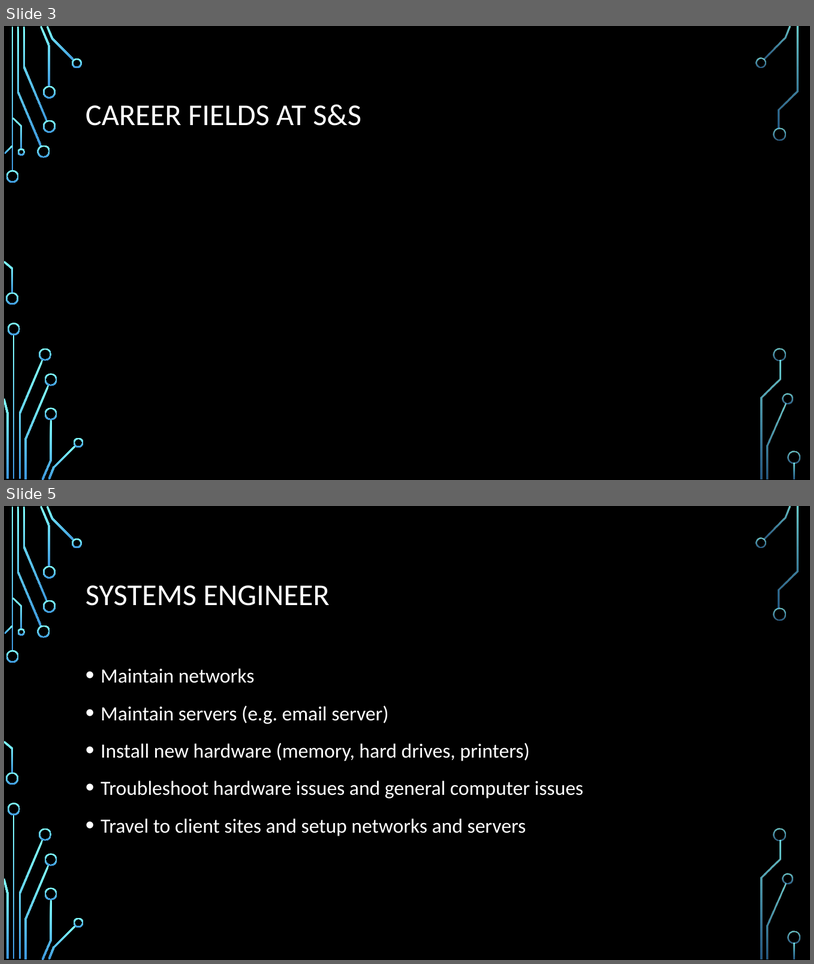
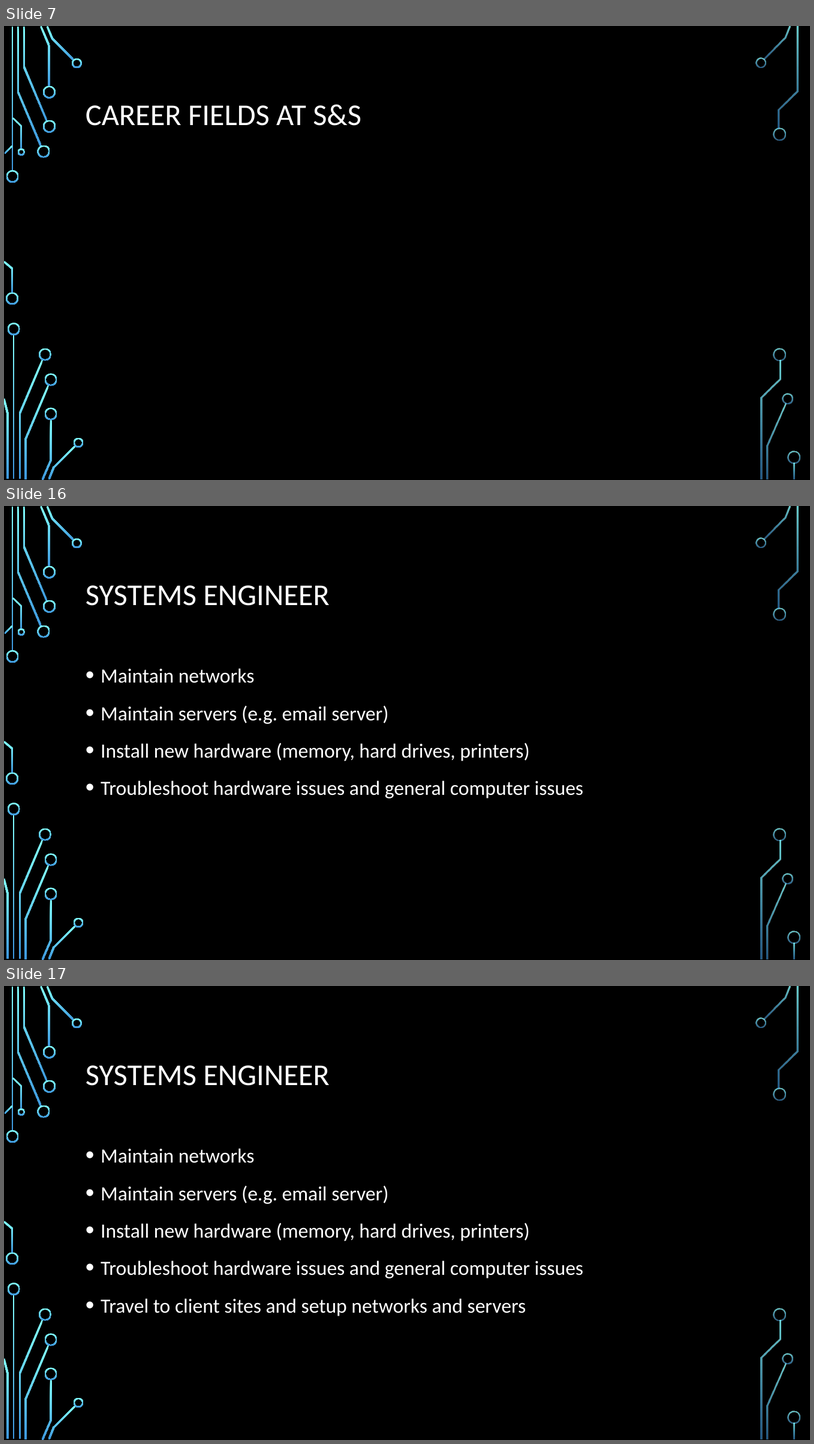
Before and after one commit to daviddcbud/TrainingApp, a slide deck: PowerPointSlids.pptx. Shown one above the other, each under a label of ours: slides 3 and 5 before the commit, slides 7, 16 and 17 after it; the slides between them are not shown. The pictures are 814x964 and 814x1444 pixels, drawn with LibreOffice and Linux fonts; fonts in the diff are those of the drawing; background and template pictures are left out. Boxes give left, top, right and bottom in pixels: in the first picture for what was removed or moved away, otherwise in the second. Text is boxed around its words. In the diff, an @@ line names an element or a change of style, - is before the commit and + after.

```diff
--- a/PowerPointSlids.pptx
+++ b/PowerPointSlids.pptx
@@ slide 16 added at [4,506,810,960], background picture (left out); not listed: 36 template elements that a slide beside it also shows @@
@@ title added at [86,585,330,606], 36 pt, text #FFFFFF @@
+SYSTEMS ENGINEER
@@ text added at [101,668,584,798], 24 pt, text #FFFFFF @@
+• Maintain networks
+• Maintain servers (e.g. email server)
+• Install new hardware (memory, hard drives, printers)
+• Troubleshoot hardware issues and general computer issues
@@ what was slide 3 is now slide 7 @@
@@ what was slide 5 is now slide 17 @@
```
Also in this commit, not shown: 7 slides changed, 37 other slides added, 3 other files.
